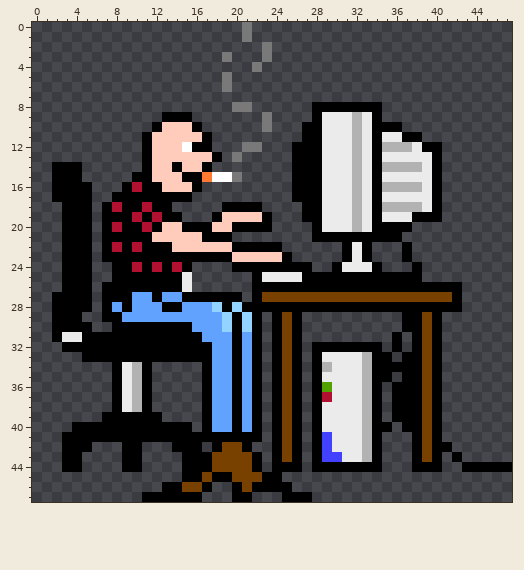
Pixel-art sprite, stored at png/computerman48-v2.png. The first picture shows the starting point.
The file is 48x48 pixels.
The same view after the edit:
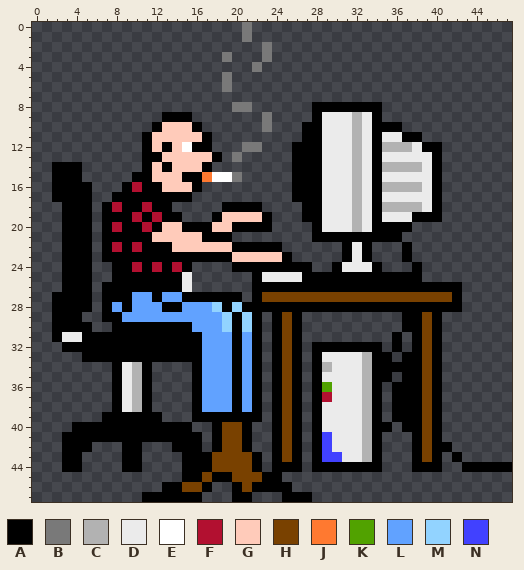
Palette (. is transparent): A #000000  B #797979  C #b2b2b2  D #ebebeb  E #ffffff  F #b21030  G #ffcbba  H #794100  J #ff7930  K #51a200  L #61a2ff  M #92d3ff  N #4141ff
The edit:
@@ x 10..16 @@
 11 .AGGGGG
-12 .AGGGEA
-13 .AGGGGG
-14 .AGGAGG
+12 .AGAGEA
+13 .AAGGGG
+14 .AGAGGG
 15 AAGGGAA
@@ x 14..24 @@
 31 AAALLLALA.A
-32 AAAALLALA.A
-33 AAAALLALA.A
-34 ...ALLALA.A
-35 ...ALLALA.A
-36 ...ALLALA.A
-37 ...ALLALA.A
-38 ...ALLALA.A
-39 ...ALLALA.A
-40 AA.ALLALA.A
-41 AAAAAAAAA.A
+32 AAALLLALA.A
+33 AAALLLALA.A
+34 ..ALLLALA.A
+35 ..ALLLALA.A
+36 ..ALLLALA.A
+37 ..ALLLALA.A
+38 ..ALLLALA.A
+39 ..AAAAAAA.A
+40 AA..AHHA..A
+41 AAA.AHHA..A
 42 AAA.AHHA..A
Where, in picture pixels (left, top, right, bottom), the same in both pictures:
changed: (152, 142, 182, 172)
changed: (192, 342, 262, 442)
